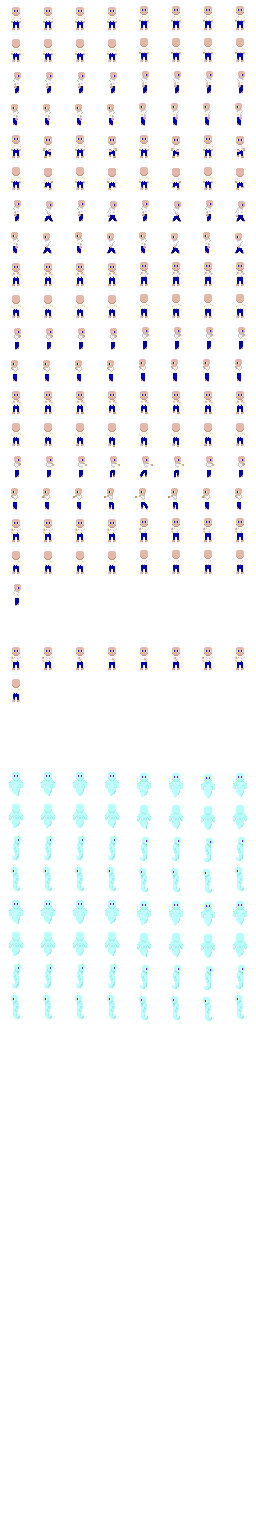
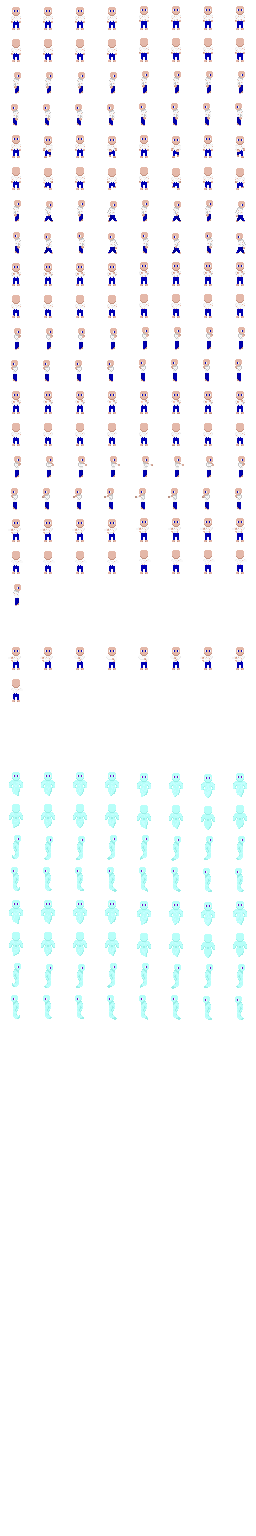
Comparing the layer stacks of the two (256, 1536) images. Changes:
renamed "PlayerAlive.png" to "Player.png", painted on it over [11, 232, 246, 1021]
